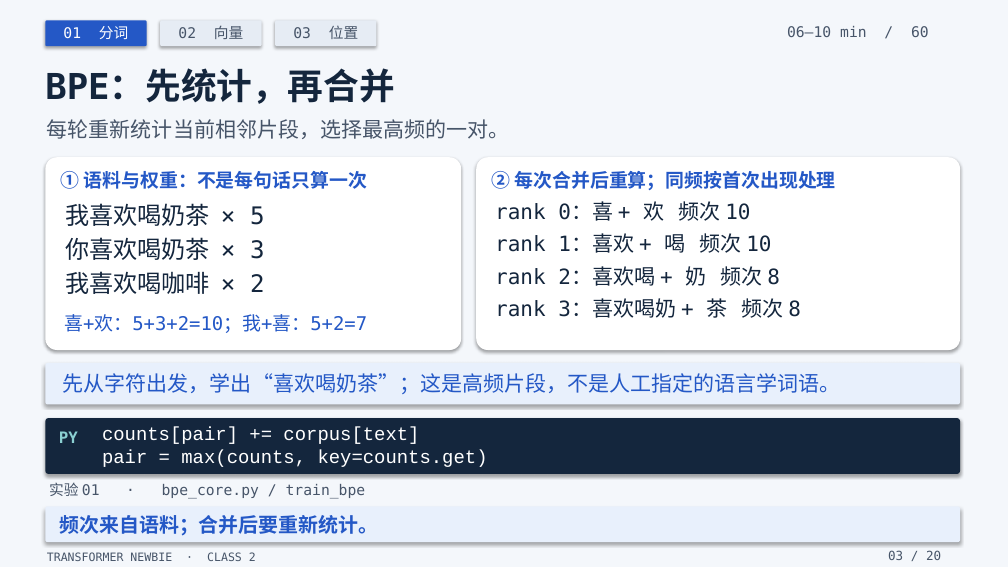
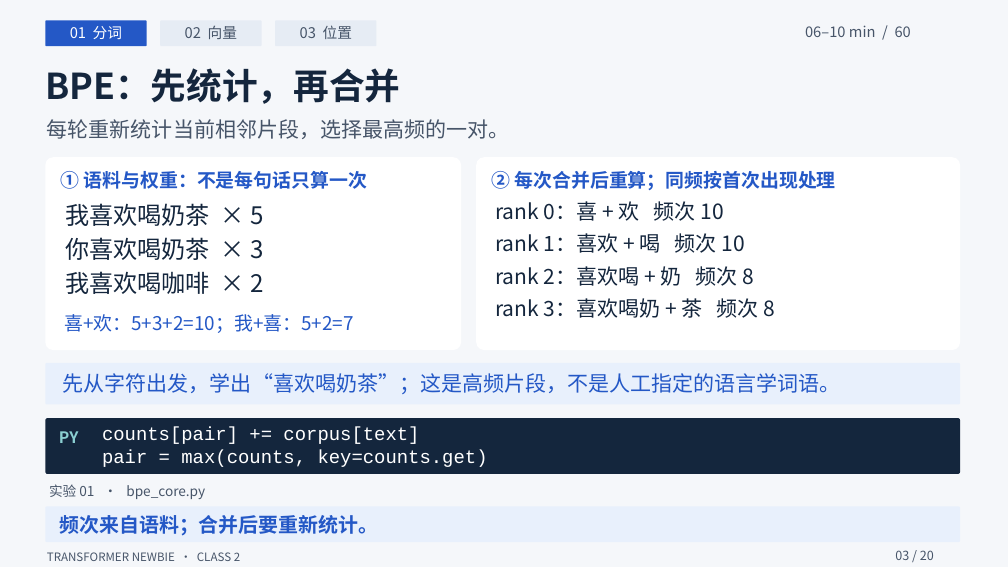
Before and after one commit to yangzy723/Transformer-Newbie, a slide deck: slide 3 of class2/class2_tokens_embeddings_positions.pptx. Drawn at 1008x567 pixels with LibreOffice and Linux fonts; fonts in the diff are those of the drawing. Boxes give left, top, right and bottom in pixels: in the first picture for what was removed or moved away, otherwise in the second. Text is boxed around its words. In the diff, an @@ line names an element or a change of style, - is before the commit and + after.

Commit message:
Clarify class 2 slide layout and teach RoPE through rotation diagrams

```diff
--- a/class2/class2_tokens_embeddings_positions.pptx
+++ b/class2/class2_tokens_embeddings_positions.pptx
@@ background #F7F5EF to #FFFFFF @@
@@ rectangle at (0, 0, 1008, 567): fill #F4F7FB to #F5F7FA; shadow off @@
@@ font DejaVu Sans Mono to Noto Sans CJK SC in 16 elements at (70, 26, 122, 39), (185, 26, 237, 39), (300, 25, 352, 39), (805, 25, 911, 37), (45, 68, 400, 104), (60, 515, 378, 536), (47, 552, 240, 561), (895, 550, 934, 560), (65, 203, 264, 226), (65, 237, 264, 260), (65, 271, 264, 294), (64, 314, 354, 333), (495, 201, 724, 221), (495, 233, 745, 253), (495, 266, 755, 286), (495, 298, 776, 318) @@
@@ shadow off; proportions changed in 8 elements at (45, 20, 147, 46), (160, 20, 262, 46), (275, 20, 377, 46), (45, 507, 960, 542), (45, 157, 461, 350), (476, 157, 960, 350), (45, 363, 960, 405), (45, 418, 960, 474) @@
@@ text at (49, 484, 205, 499): text changed; size 14 to 13 pt; font DejaVu Sans Mono to Noto Sans CJK SC @@
-实验 01 · bpe_core.py / train_bpe
+实验 01 · bpe_core.py
```
Also in this commit, not shown: 18 other slides changed, 1 slide added, 1 slide removed, 29 other files.
